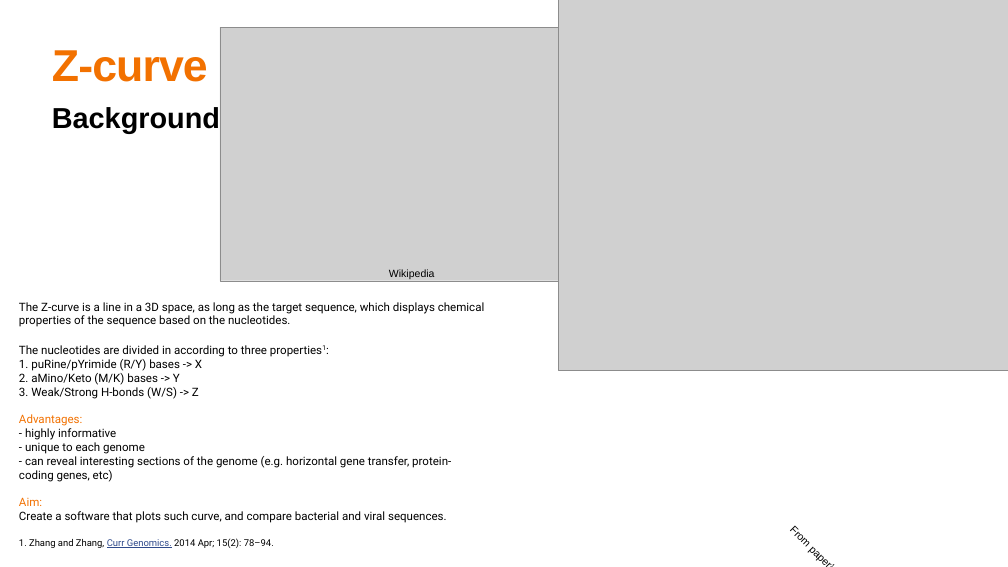
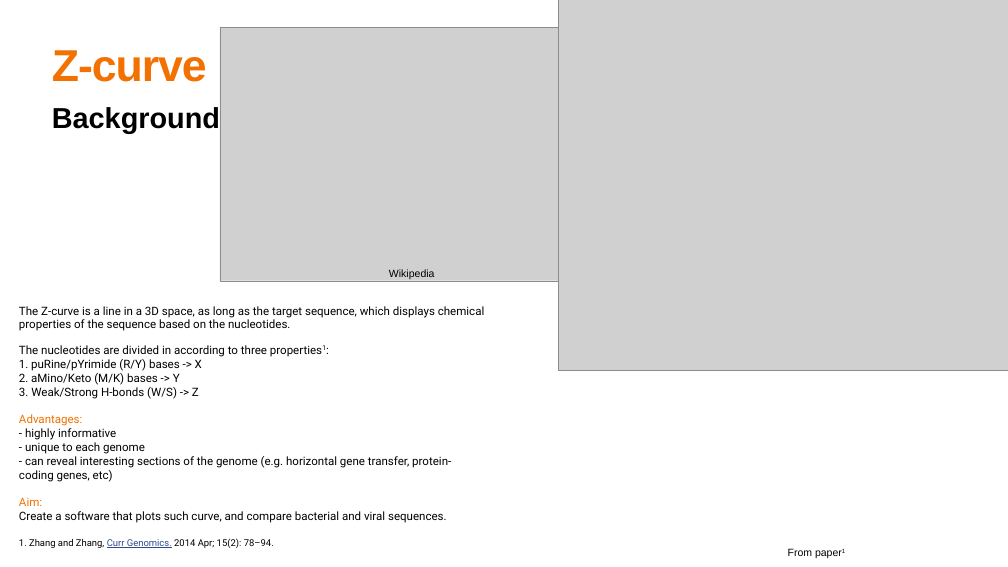
Before and after one commit to aurazelco/plotZcurve, a slide deck: slide 2 of documentation/Aura_Zelco.pptx. Drawn at 1008x567 pixels with LibreOffice and Linux fonts; fonts in the diff are those of the drawing; grey boxes stand for pictures. Boxes give left, top, right and bottom in pixels: in the first picture for what was removed or moved away, otherwise in the second. Text is boxed around its words. In the diff, an @@ line names an element or a change of style, - is before the commit and + after.

```diff
--- a/documentation/Aura_Zelco.pptx
+++ b/documentation/Aura_Zelco.pptx
@@ text "The Z-curve is a line ...": place and size @@
-text "The Z-curve is a line ..." at (19, 302, 485, 327)
+text "The Z-curve is a line ..." at (19, 306, 485, 331)
@@ text at (31, 359, 202, 385): text changed @@
-1. puRine/pYrimide (R/Y) bases -> X
-2. aMino/Keto (M/K) bases -> Y
+1. puRine/pYrimide (R/Y) bases -> X
+2. aMino/Keto (M/K) bases -> Y
@@ text "From paper1" rewrapped from (791, 526, 843, 567) to (788, 548, 813, 556) @@
```
Also in this commit, not shown: 3 other slides changed, 3 slides added, 4 slides removed.
